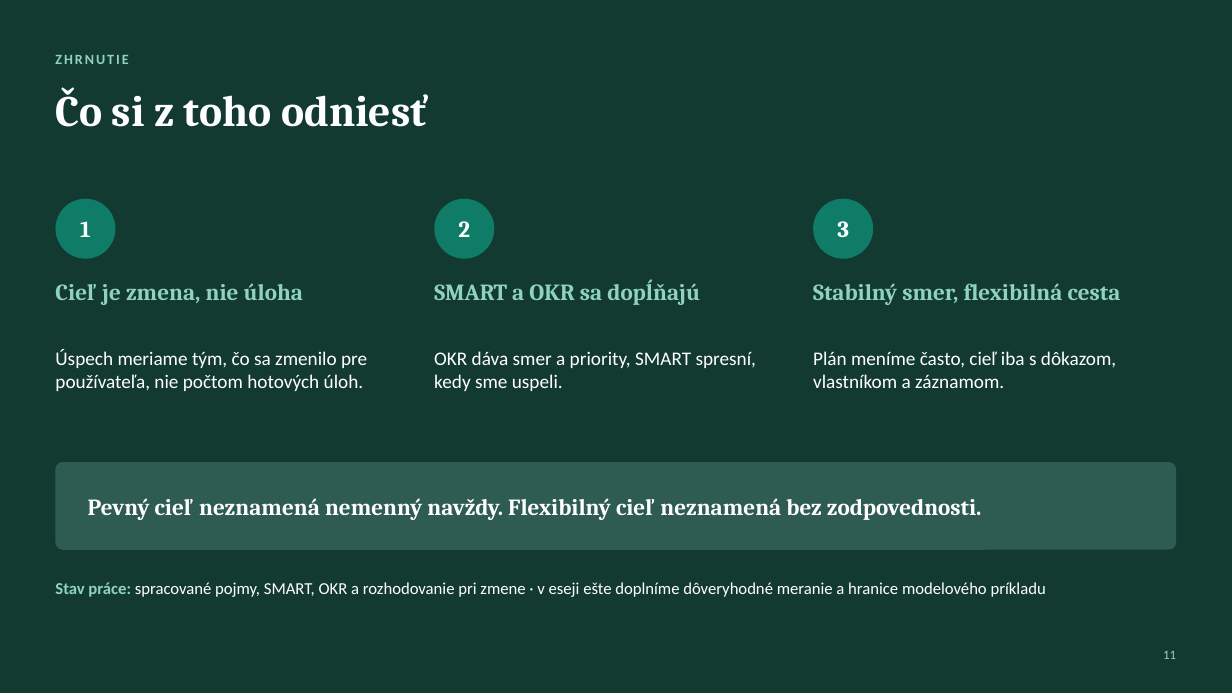
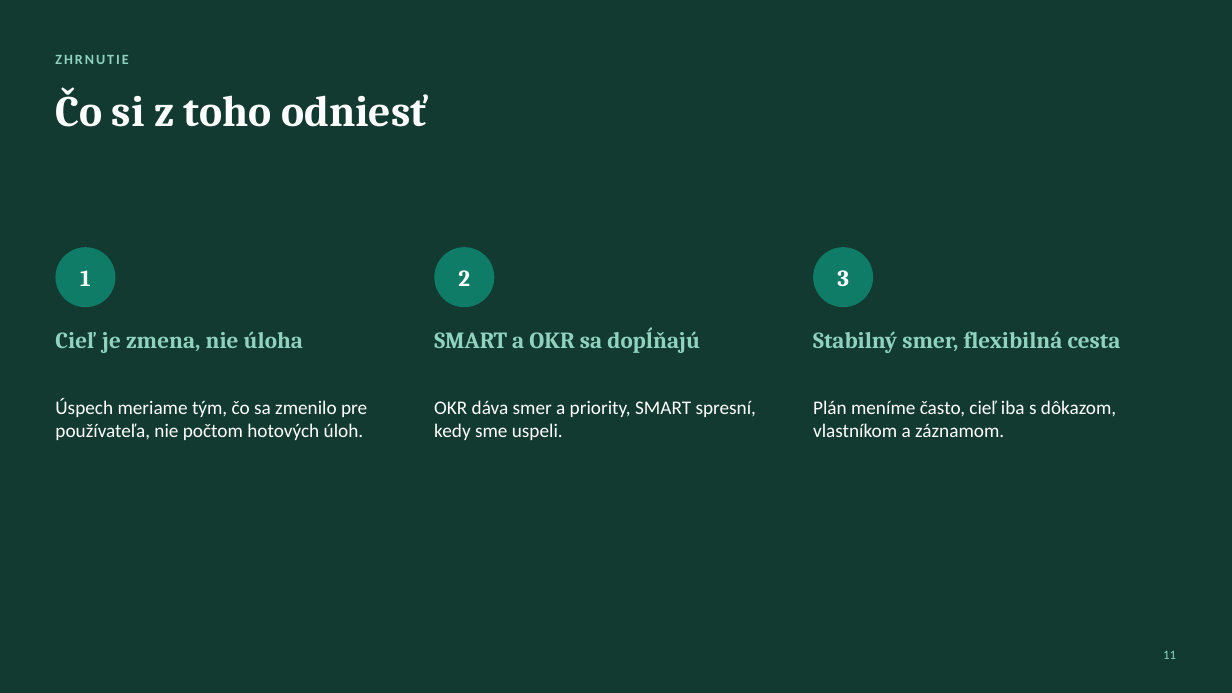
Before and after one commit to ADAMUSSO/MTS, a slide deck: slide 11 of Prezentacie/Manažment cieľov – prezentácia.pptx. Drawn at 1232x693 pixels with LibreOffice and Linux fonts; fonts in the diff are those of the drawing. Boxes give left, top, right and bottom in pixels: in the first picture for what was removed or moved away, otherwise in the second. Text is boxed around its words. In the diff, an @@ line names an element or a change of style, - is before the commit and + after.

Commit message:
Update presentation

```diff
--- a/Prezentacie/Manažment cieľov – prezentácia.pptx
+++ b/Prezentacie/Manažment cieľov – prezentácia.pptx
@@ 9 texts, 3 ellipses: place and size @@
-9 texts, 3 ellipses at box(55, 199, 1121, 391)
+9 texts, 3 ellipses at box(55, 247, 1121, 440)
@@ rounded rectangle removed at box(55, 462, 1177, 550) @@
@@ text removed at box(88, 498, 982, 520) @@
-Pevný cieľ neznamená nemenný navždy. Flexibilný cieľ neznamená bez zodpovednosti.
@@ text removed at box(55, 582, 1046, 597) @@
-Stav práce: spracované pojmy, SMART, OKR a rozhodovanie pri zmene · v eseji ešte doplníme dôveryhodné meranie a hranice modelového príkladu
```
Also in this commit, not shown: 5 other slides changed, 2 other files.
